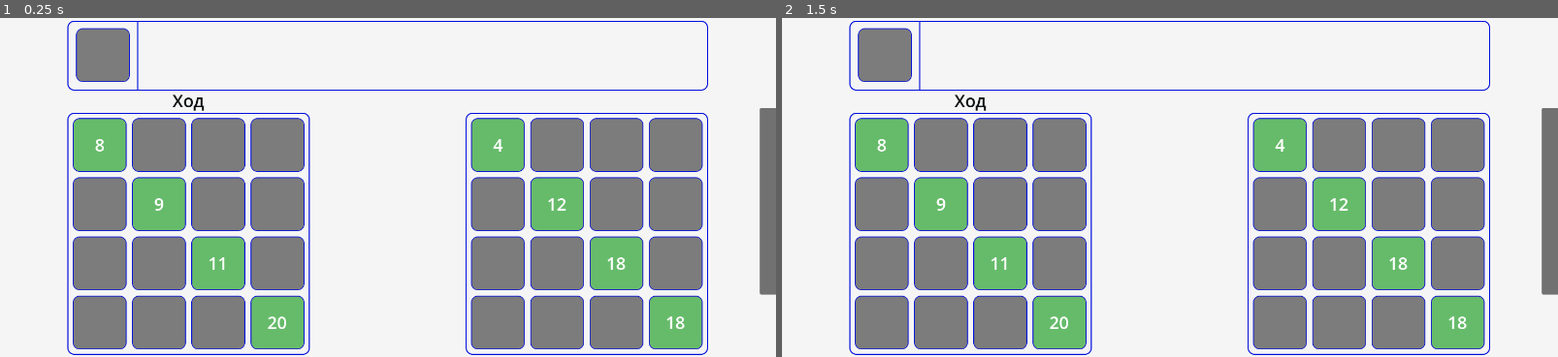
Above: before the commit, frames 1-2 (left to right).
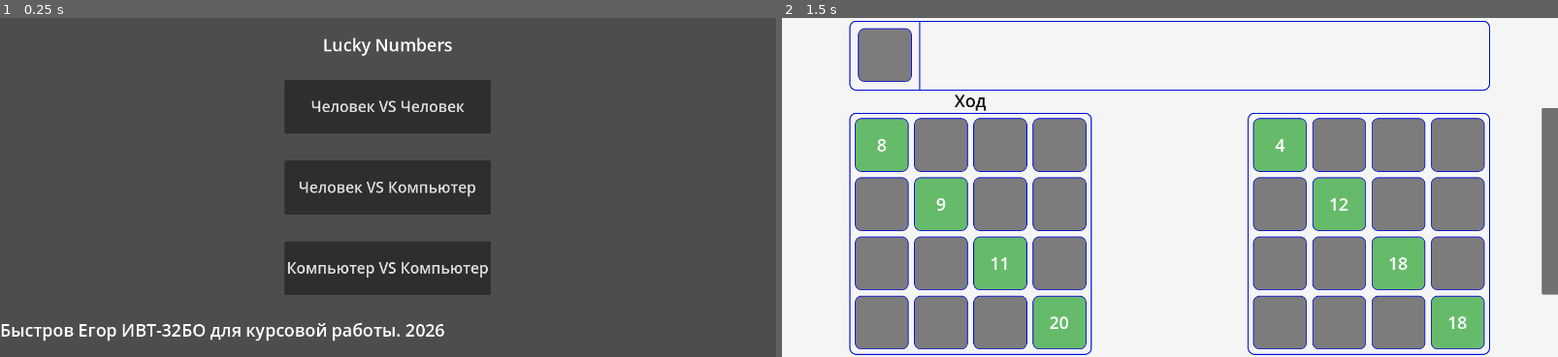
Above: after the commit, the same moments.

Repository: Rinkton/lucky-numbers-godot
Game: Godot game, scene res://main_menu.tscn
The game is run twice, just before and just after one commit, with the same random seed, the same clock (stepped at 60 frames per second) and the same inputs. Before the commit the project starts from res://game.tscn.
Inputs (mouse positions are in pixels of both pictures, inside the frame that each line leads up to):
- Up to frame 1 (0.25 s): no input
- Up to frame 2 (1.5 s): click (1170, 106) at 0.5 s, where only the run after the commit has a clickable "Человек VS Человек"; tap Enter at 1.25 s; move the mouse to (1340, 170) at 1.27 s; click (1340, 170) at 1.42 s

The runs differ from the first frame. In frame 1, 99% of the frame differs, in the area x 0-100%, y 0-100%; in frame 2, nothing differs.

Commit message:
Main Menu with game modes

Diff:
--- a/lucky-numbers/g.gd
+++ b/lucky-numbers/g.gd
@@ -2,6 +2,12 @@
 
 
 signal game_set
+
+enum GameMode {
+	HUMAN_VS_HUMAN,
+	HUMAN_VS_AI,
+	AI_VS_AI,
+}
 
 var game: Game:
 	set(value):
@@ -10,6 +16,7 @@
 var debug_panel:
 	set(value):
 		debug_panel = value
+var game_mode: GameMode
 
 
 func get_game():
--- a/lucky-numbers/game.gd
+++ b/lucky-numbers/game.gd
@@ -12,7 +12,13 @@
 
 
 func _ready():
-	players = [HumanPlayer.new(), AiPlayer.new()]
+	match G.game_mode:
+		G.GameMode.HUMAN_VS_HUMAN:
+			players = [HumanPlayer.new(), HumanPlayer.new()]
+		G.GameMode.HUMAN_VS_AI:
+			players = [HumanPlayer.new(), AiPlayer.new()]
+		G.GameMode.AI_VS_AI:
+			players = [AiPlayer.new(), AiPlayer.new()]
 	cur_player = players[0]
 	$Field.set_up_start_diagonal()
 	$Field.player = players[0]
--- /dev/null
+++ b/lucky-numbers/main_menu.gd
@@ -0,0 +1,23 @@
+extends Control
+
+
+const GAME_PATH := "res://game.tscn"
+
+
+func start_game():
+	get_tree().change_scene_to_file(GAME_PATH)
+
+
+func _on_human_vs_human_pressed():
+	G.game_mode = G.GameMode.HUMAN_VS_HUMAN
+	start_game()
+
+
+func _on_human_vs_ai_pressed():
+	G.game_mode = G.GameMode.HUMAN_VS_AI
+	start_game()
+
+
+func _on_ai_vs_ai_pressed():
+	G.game_mode = G.GameMode.AI_VS_AI
+	start_game()
--- /dev/null
+++ b/lucky-numbers/main_menu.tscn
@@ -0,0 +1,73 @@
+[gd_scene format=3 uid="uid://c7phhl0pgocvo"]
+
+[ext_resource type="Script" uid="uid://dkkrlht71jgle" path="res://main_menu.gd" id="1_06t4h"]
+
+[node name="MainMenu" type="Control" unique_id=1612859264]
+layout_mode = 3
+anchors_preset = 15
+anchor_right = 1.0
+anchor_bottom = 1.0
+grow_horizontal = 2
+grow_vertical = 2
+script = ExtResource("1_06t4h")
+
+[node name="Label" type="Label" parent="." unique_id=1619211957]
+custom_minimum_size = Vector2(300, 100)
+layout_mode = 1
+anchors_preset = 5
+anchor_left = 0.5
+anchor_right = 0.5
+offset_left = -150.0
+offset_right = 150.0
+offset_bottom = 100.0
+grow_horizontal = 2
+text = "Lucky Numbers"
+horizontal_alignment = 1
+vertical_alignment = 1
+
+[node name="Label2" type="Label" parent="." unique_id=1307715696]
+custom_minimum_size = Vector2(300, 100)
+layout_mode = 1
+anchors_preset = 2
+anchor_top = 1.0
+anchor_bottom = 1.0
+offset_top = -100.0
+offset_right = 826.0
+grow_vertical = 0
+text = "Быстров Егор ИВТ-32БО для курсовой работы. 2026"
+horizontal_alignment = 1
+vertical_alignment = 1
+
+[node name="CenterContainer" type="CenterContainer" parent="." unique_id=1894703349]
+layout_mode = 1
+anchors_preset = 15
+anchor_right = 1.0
+anchor_bottom = 1.0
+grow_horizontal = 2
+grow_vertical = 2
+
+[node name="VBoxContainer" type="VBoxContainer" parent="CenterContainer" unique_id=2068113591]
+layout_mode = 2
+theme_override_constants/separation = 50
+
+[node name="HumanVsHuman" type="Button" parent="CenterContainer/VBoxContainer" unique_id=1843663256]
+custom_minimum_size = Vector2(300, 100)
+layout_mode = 2
+theme_override_font_sizes/font_size = 28
+text = "Человек VS Человек"
+
+[node name="HumanVsAi" type="Button" parent="CenterContainer/VBoxContainer" unique_id=665283079]
+custom_minimum_size = Vector2(300, 100)
+layout_mode = 2
+theme_override_font_sizes/font_size = 28
+text = "Человек VS Компьютер"
+
+[node name="AiVsAi" type="Button" parent="CenterContainer/VBoxContainer" unique_id=1645714728]
+custom_minimum_size = Vector2(300, 100)
+layout_mode = 2
+theme_override_font_sizes/font_size = 28
+text = "Компьютер VS Компьютер"
+
+[connection signal="pressed" from="CenterContainer/VBoxContainer/HumanVsHuman" to="." method="_on_human_vs_human_pressed"]
+[connection signal="pressed" from="CenterContainer/VBoxContainer/HumanVsAi" to="." method="_on_human_vs_ai_pressed"]
+[connection signal="pressed" from="CenterContainer/VBoxContainer/AiVsAi" to="." method="_on_ai_vs_ai_pressed"]
--- a/lucky-numbers/project.godot
+++ b/lucky-numbers/project.godot
@@ -15,7 +15,7 @@
 [application]
 
 config/name="Lucky Numbers"
-run/main_scene="res://game.tscn"
+run/main_scene="uid://c7phhl0pgocvo"
 config/features=PackedStringArray("4.6", "Mobile")
 config/icon="res://icon.svg"
 
Not shown, changed: lucky-numbers/export_presets.cfg
Not shown, added: lucky-numbers/main_menu.gd.uid
